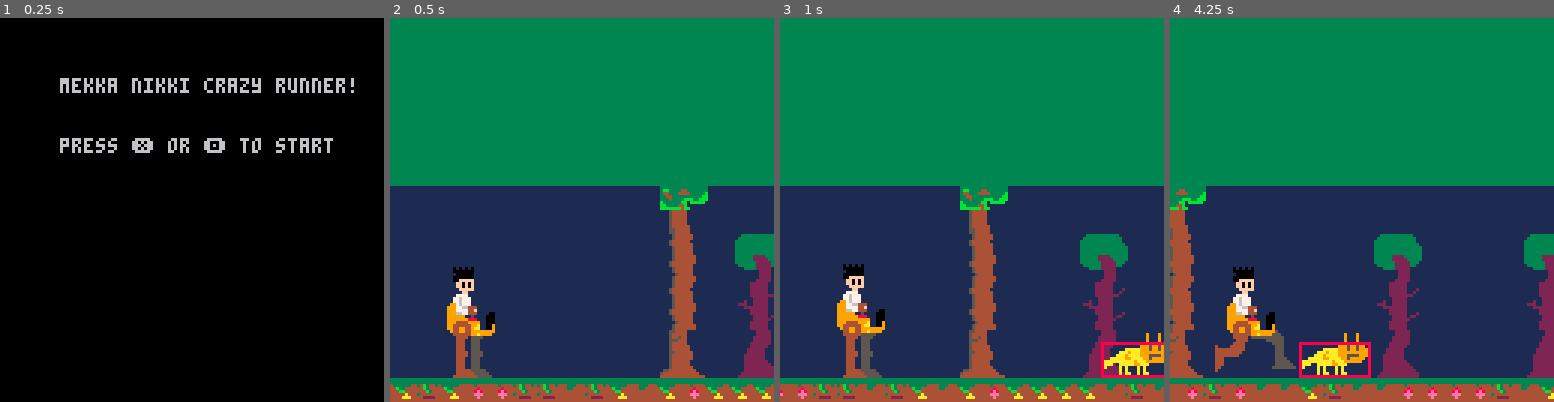
Above: before the commit, frames 1-4 (left to right).
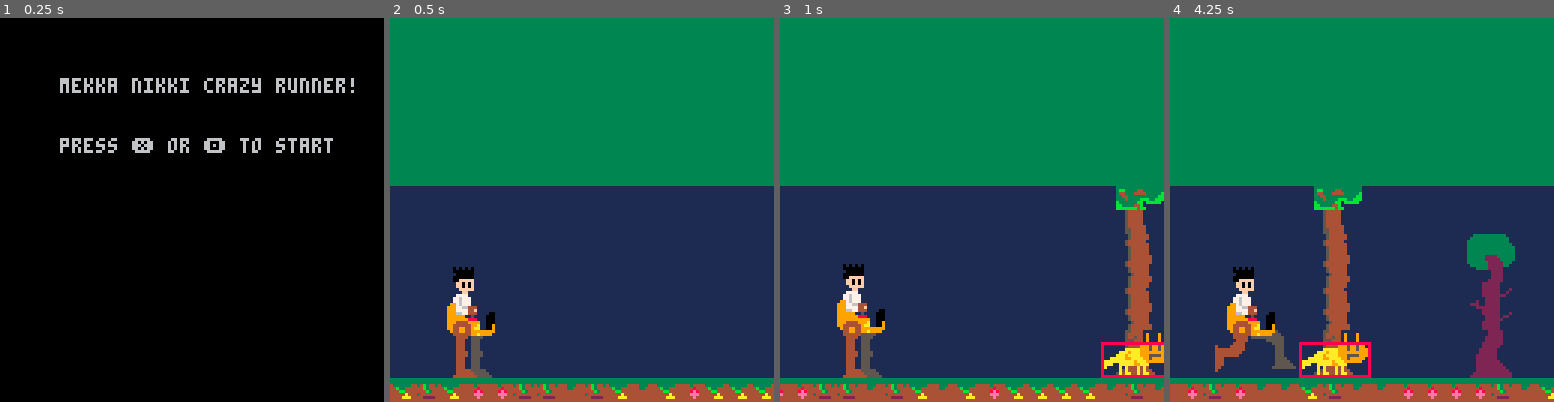
Above: after the commit, the same moments.

Repository: HingeAntoine/MekkaRunner
Game: PICO-8 cartridge mekkarunner.p8
Two runs of this game, one before a commit and one after it. Both use one fixed random seed, a clock stepped at 60 frames per second and the inputs below.
Inputs:
- Up to frame 1 (0.25 s): no input
- Up to frame 2 (0.5 s): tap X (X key) at 0.33 s
- Up to frame 3 (1 s): tap O (Z key) at 0.7 s
- Up to frame 4 (4.25 s): tap X (X key) at 1.07, 1.85, 2.97, 4.08 s; tap O (Z key) every 0.4 s from 1.7 to 4.1 s; hold Up 2.15-2.42 s

Frame 1 is identical in both runs. In frame 2, 5.6% of the frame differs, in the area x 70-100%, y 43-94%; in frame 3, 8.3%; in frame 4, 12%, in the area x 0-100%, y 43-94%.

Commit message:
Improved background tree generation (stub)

Diff:
--- a/mekkarunner.p8
+++ b/mekkarunner.p8
@@ -210,21 +210,7 @@
  layer2.bot={bot1}
 
  layers={}
- local lay1=layer.create(100,
-  {top2,bot2,mid2,mid3})
- local lay2=layer.create(250,
-  {layer1.top[2],layer1.bot[2],
-   layer1.midd[1],layer1.midd[2]})
- local lay3=layer.create(350,
-  {layer1.top[3],layer1.bot[3],
-   layer1.midd[1],layer1.midd[2]})
- layers.first={lay1,lay2,lay3}
-
- local lay4=layer.create(120,
-  {top1,mid1,bot1})
- local lay5=layer.create(170,
-  {top1,mid1,bot1})
- layers.second={lay4,lay5}
+ add_backgroundtree()
 
 end
 
@@ -430,13 +416,11 @@
  --drawing background
  foreach(layers.second,
   function(obj)
-   obj:update(1)
    obj:draw()
   end)
 
  foreach(layers.first,
   function(obj)
-   obj:update(2)
    obj:draw()
   end)
 
@@ -446,12 +430,48 @@
  local xstart=flr(frame_count*vxmac)%8*(-1)
  obstacle_update()
 
- x2layer-=vxmac*0.5
- x1layer-=vxmac
+ foreach(layers.second,
+  function(obj)
+   obj:update(0.5*vxmac)
+   if obj.x<-20 then
+    del(layers.second,obj)
+   end
+  end)
+
+ foreach(layers.first,
+  function(obj)
+   obj:update(vxmac)
+   if obj.x<-20 then
+    del(layers.first,obj)
+   end
+  end)
+
+ if #layers.second==0 then
+  add_backgroundtree()
+ end
 
  if xstart==0 then
   bckgrnd_update()
  end
+end
+
+function add_backgroundtree()
+  local lay1=layer.create(150,
+  {layer1.top[1],layer1.bot[1],
+   layer1.midd[1],layer1.midd[2]})
+ local lay2=layer.create(250,
+  {layer1.top[2],layer1.bot[2],
+   layer1.midd[1],layer1.midd[2]})
+ local lay3=layer.create(350,
+  {layer1.top[3],layer1.bot[3],
+   layer1.midd[1],layer1.midd[2]})
+ layers.first={lay1,lay2,lay3}
+
+ local lay4=layer.create(150,
+  {layer2.top[1],layer2.midd[1],layer2.bot[1]})
+ local lay5=layer.create(200,
+  {layer2.top[1],layer2.midd[1],layer2.bot[1]})
+ layers.second={lay4,lay5}
 end
 
 function draw_machine()
